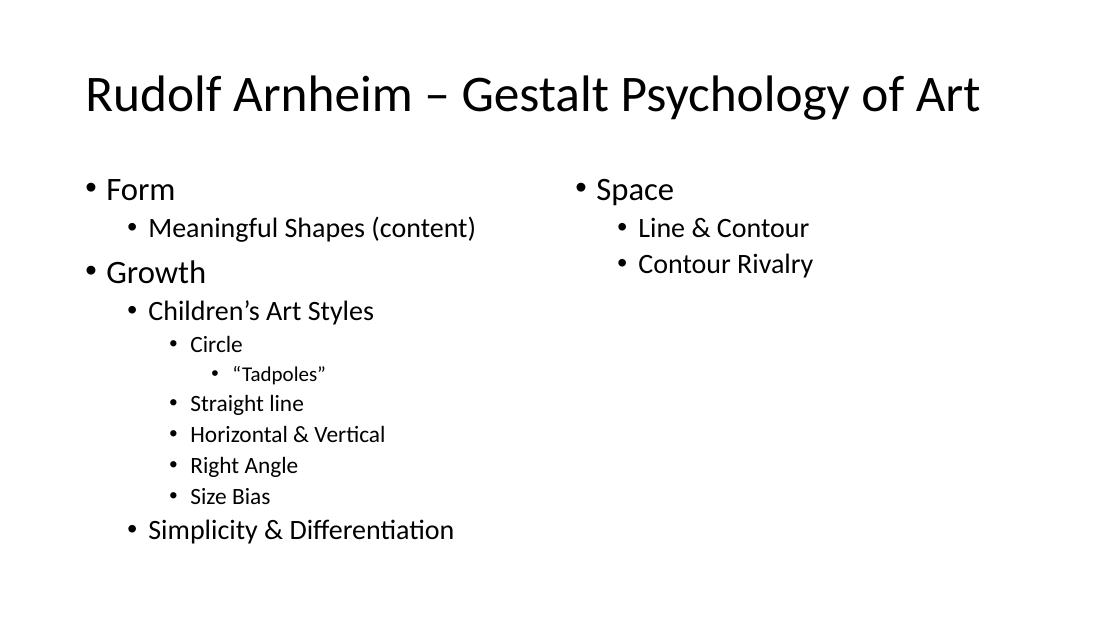
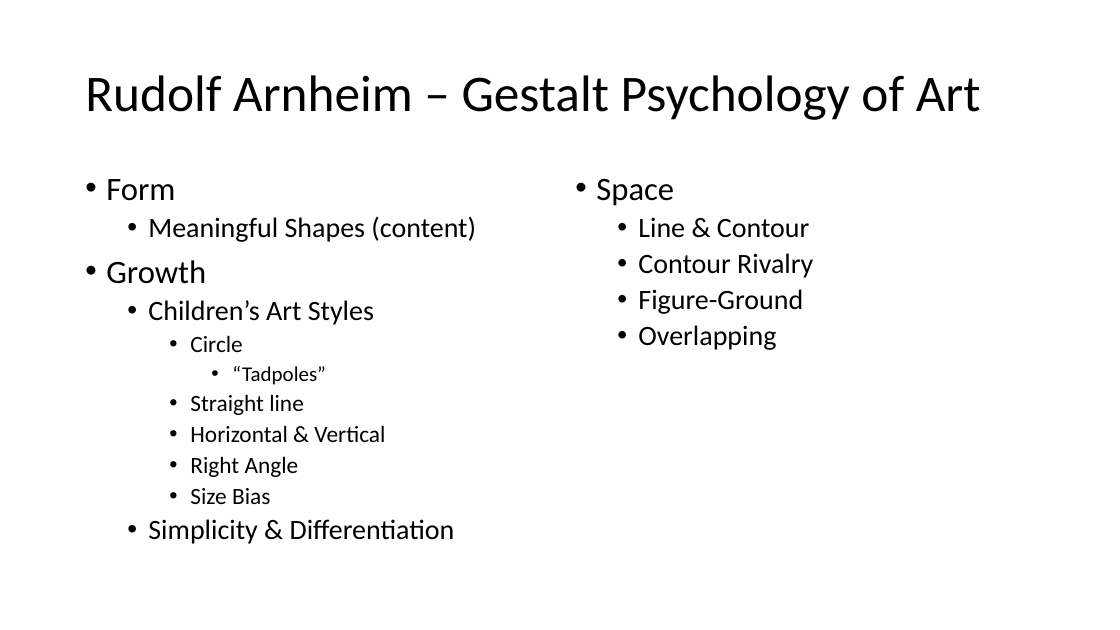
Before and after one commit to PatriciaXiao/Conclusion, a slide deck: slide 12 of Conclusion.pptx. Drawn at 1120x630 pixels with LibreOffice and Linux fonts; fonts in the diff are those of the drawing. Boxes give left, top, right and bottom in pixels: in the first picture for what was removed or moved away, otherwise in the second. Text is boxed around its words. In the diff, an @@ line names an element or a change of style, - is before the commit and + after.

```diff
--- a/Conclusion.pptx
+++ b/Conclusion.pptx
@@ text at <box>638,289,803,350</box>: paragraphs added @@
+  • Figure-Ground
+  • Overlapping
```
Also in this commit, not shown: 3 other files.
